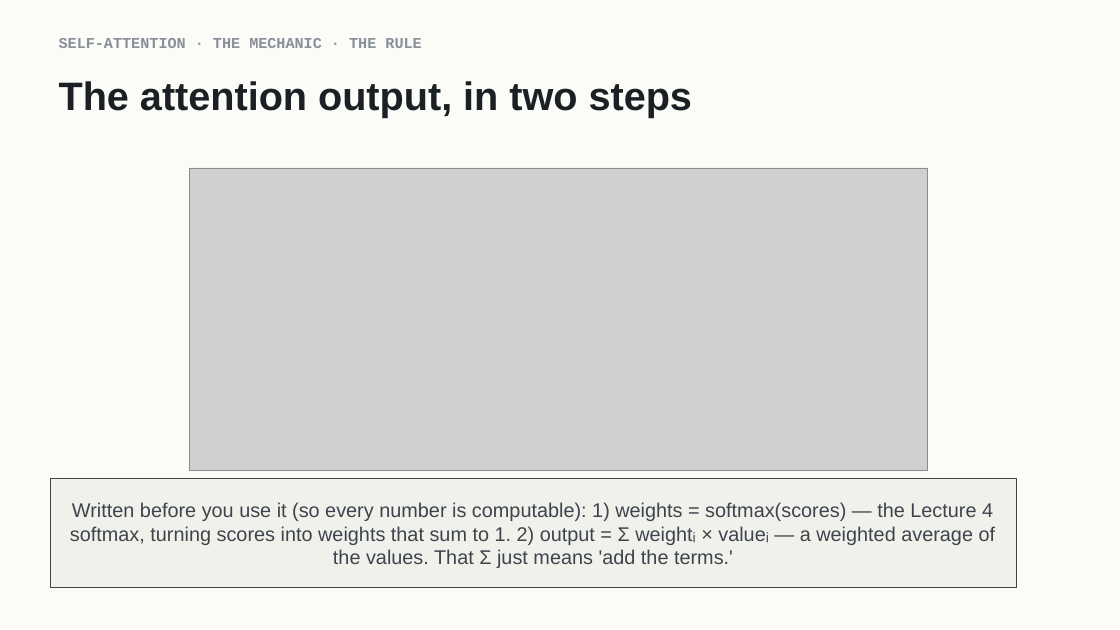
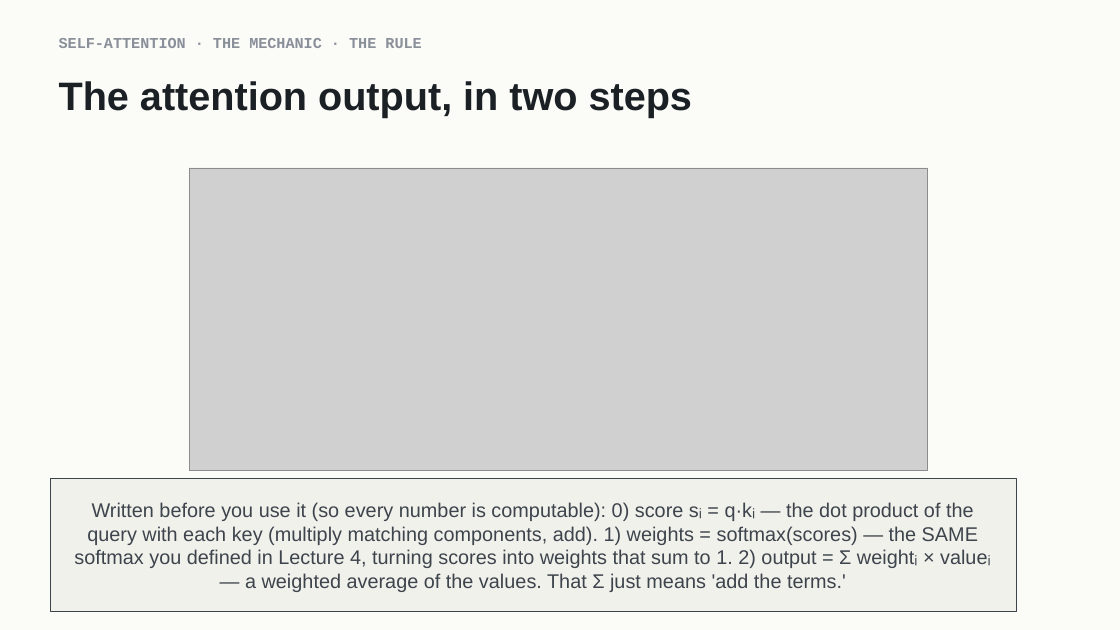
Before and after one commit to indigobio/msacl_dl_course, a slide deck: slide 12 of slides/pptx/lecture07_attention.pptx (slide 13 before the commit). Drawn at 1120x630 pixels with LibreOffice and Linux fonts; fonts in the diff are those of the drawing; grey boxes stand for pictures. Boxes give left, top, right and bottom in pixels: in the first picture for what was removed or moved away, otherwise in the second. Text is boxed around its words. In the diff, an @@ line names an element or a change of style, - is before the commit and + after.

```diff
--- a/slides/pptx/lecture07_attention.pptx
+++ b/slides/pptx/lecture07_attention.pptx
@@ rectangle "Written before you use it ...": place and size @@
-rectangle "Written before you use it ..." at bbox=[50, 479, 1017, 587]
+rectangle "Written before you use it ..." at bbox=[50, 479, 1017, 612]
@@ text in rectangle at bbox=[74, 502, 991, 592]: text changed @@
-Written before you use it (so every number is computable): 1) weights = softmax(scores) — the Lecture 4 softmax, turning scores into weights that sum to 1. 2) output = Σ weightᵢ × valueᵢ — a weighted average of the values. That Σ just means 'add the terms.'
+Written before you use it (so every number is computable): 0) score sᵢ = q·kᵢ — the dot product of the query with each key (multiply matching components, add). 1) weights = softmax(scores) — the SAME softmax you defined in Lecture 4, turning scores into weights that sum to 1. 2) output = Σ weightᵢ × valueᵢ — a weighted average of the values. That Σ just means 'add the terms.'
```
Also in this commit, not shown: 3 other slides changed, 2 slides added, 3 slides removed, 10 other files.
